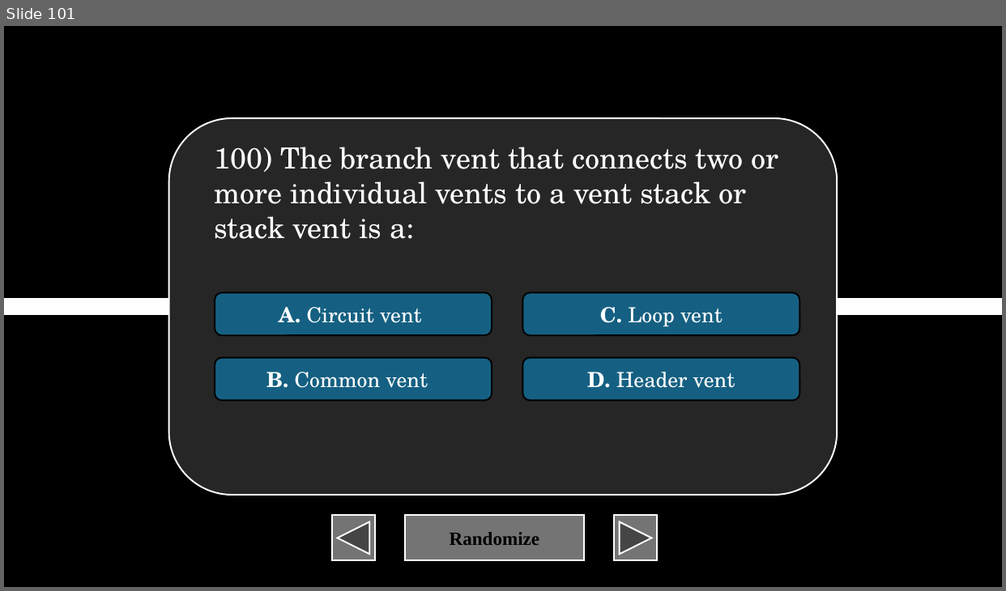
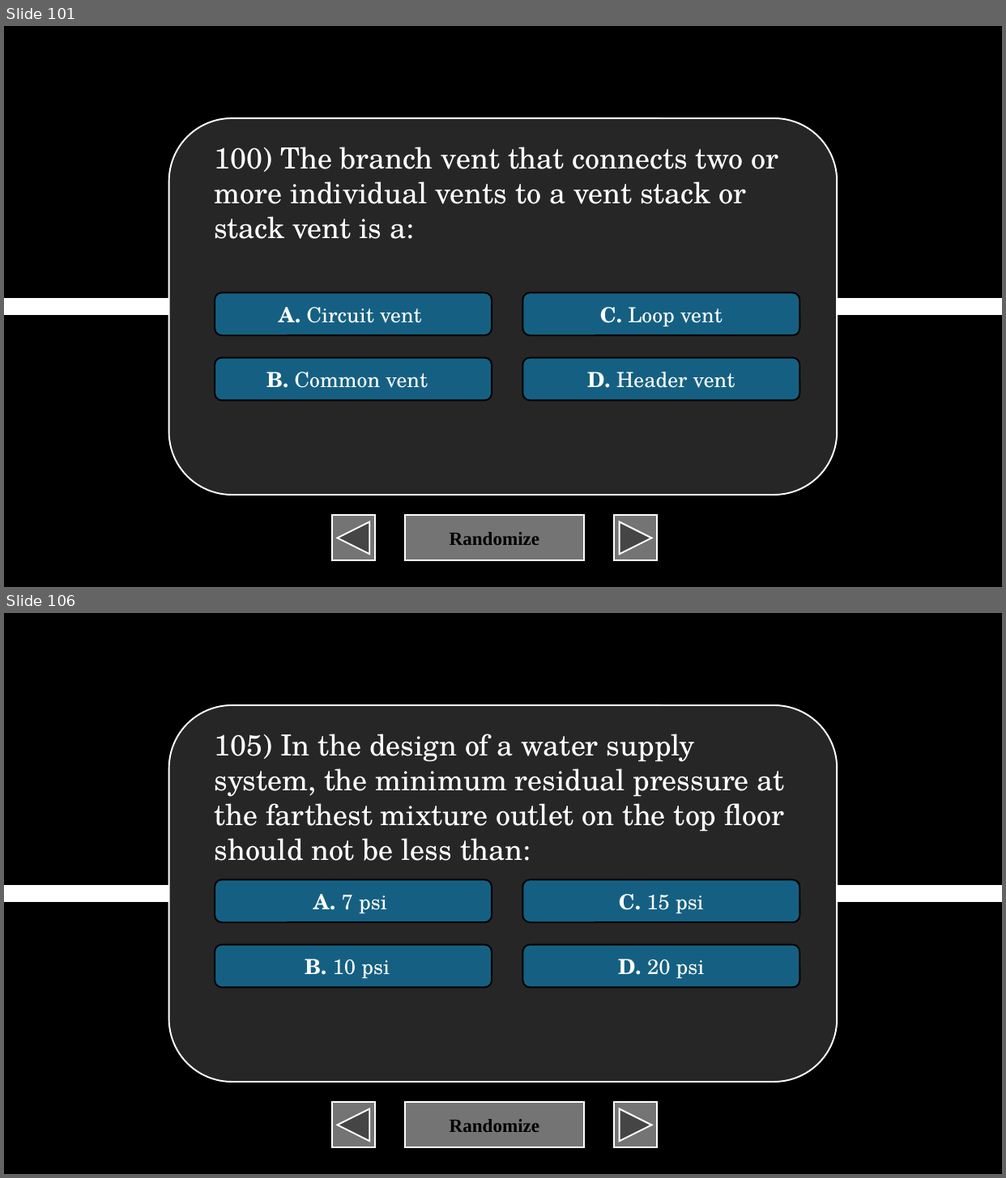
Before and after one commit to XIvanSolomonX/Archi-Reviewer, a slide deck: BulUti.pptm. Shown one above the other, each under a label of ours: slide 101 before the commit, slides 101 and 106 after it; the slides between them are not shown. The pictures are 1006x591 and 1006x1178 pixels, drawn with LibreOffice and Linux fonts; fonts in the diff are those of the drawing. Boxes give left, top, right and bottom in pixels: in the first picture for what was removed or moved away, otherwise in the second. Text is boxed around its words. In the diff, an @@ line names an element or a change of style, - is before the commit and + after.

```diff
--- a/BulUti.pptm
+++ b/BulUti.pptm
@@ slide 106 added at <box>4,613,1002,1174</box>, background #000000 @@
@@ rounded rectangle added at <box>168,705,837,1082</box>, fill #262626, outline #FFFFFF 1.5 pt @@
@@ text added at <box>214,734,785,861</box>, 28 pt, text #FFFFFF @@
+105) In the design of a water supply system, the minimum residual pressure at the farthest mixture outlet on the top floor should not be less than:
@@ rounded rectangle added at <box>215,879,492,922</box>, fill #156082, outline #000000 1.5 pt, 20 pt, text #FFFFFF @@
+A. 7 psi
@@ rounded rectangle added at <box>522,879,799,922</box>, fill #156082, outline #000000 1.5 pt, 20 pt, text #FFFFFF @@
+C. 15 psi
@@ line added from (4, 894) to (1002, 894), #FFFFFF 16 pt @@
@@ rounded rectangle added at <box>215,944,492,987</box>, fill #156082, outline #000000 1.5 pt, 20 pt, text #FFFFFF @@
+B. 10 psi
@@ rounded rectangle added at <box>522,944,799,987</box>, fill #156082, outline #000000 1.5 pt, 20 pt, text #FFFFFF @@
+D. 20 psi
@@ action button back previous added at <box>332,1102,374,1148</box>, fill #747474, outline #FFFFFF 1.5 pt @@
@@ action button blank added at <box>405,1102,584,1148</box>, fill #747474, outline #FFFFFF 1.5 pt, 18 pt, text #000000, bold @@
+Randomize
@@ action button forward next added at <box>614,1102,657,1148</box>, fill #747474, outline #FFFFFF 1.5 pt @@
```
Also in this commit, not shown: 1 slide changed, 99 other slides added, 2 other files.
